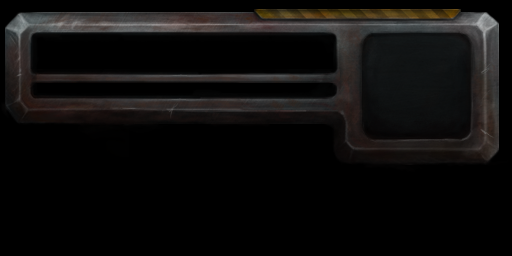
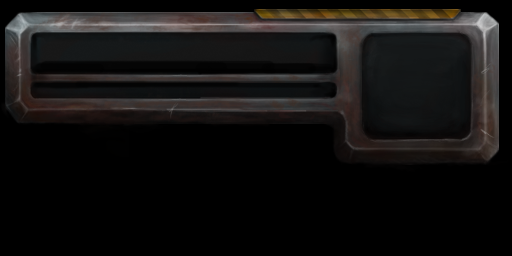
Layer changes from the first 512 × 256 image to the second:
hid "Layer 3" over [5, 9, 499, 164]
painted on "Layer 2" over [26, 39, 476, 138]
painted on "Layer 7" over [311, 80, 338, 100]
hid "dakenedHole", painted on it over [31, 32, 471, 140]
